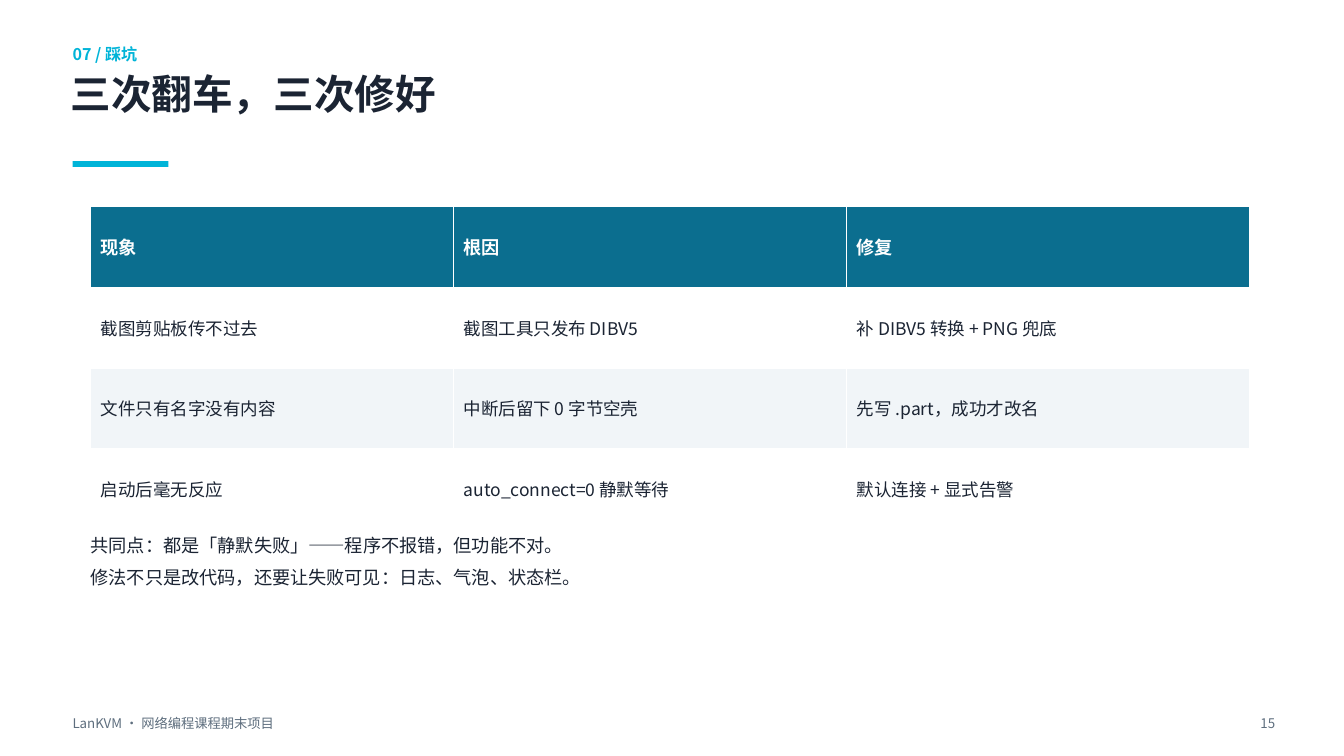
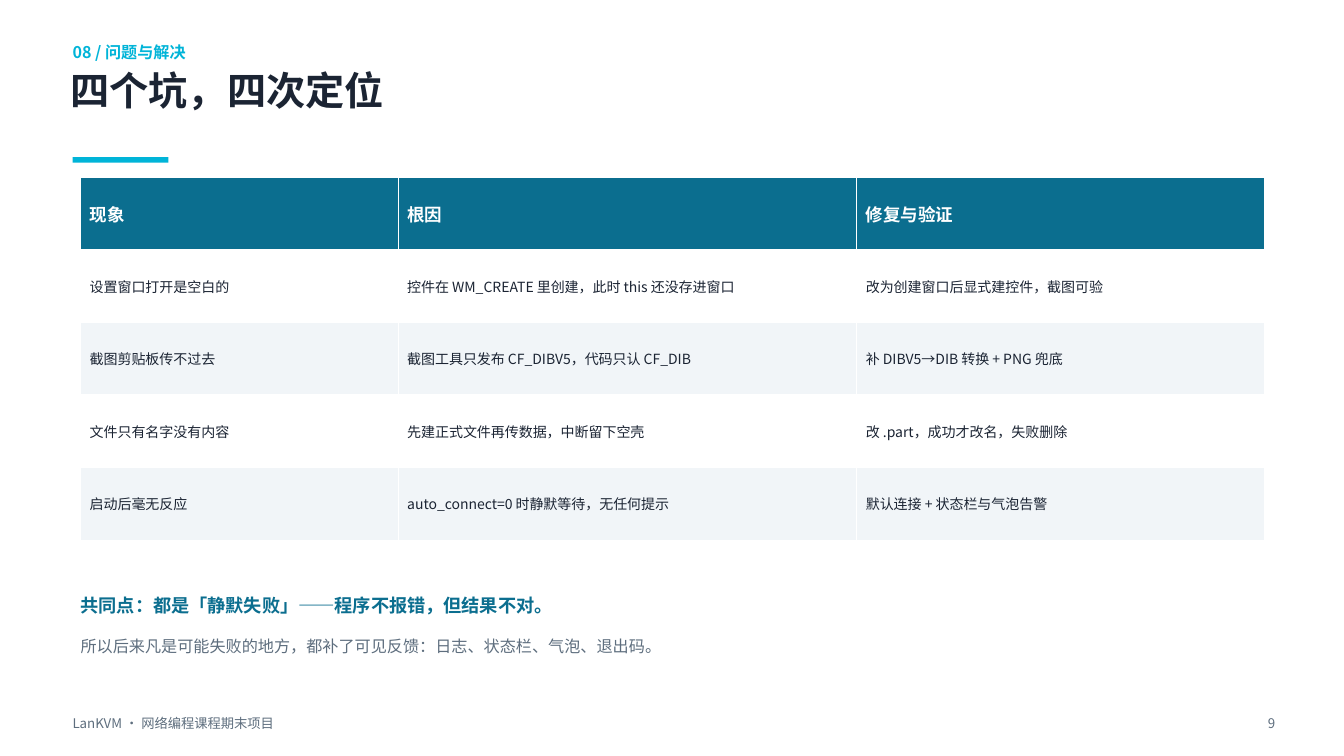
Before and after one commit to Heldegard/Final-Project-for-Network-Programming, a slide deck: slide 9 of LanKVM-期末答辩.pptx (slide 15 before the commit). Drawn at 1344x756 pixels with LibreOffice and Linux fonts; fonts in the diff are those of the drawing. Boxes give left, top, right and bottom in pixels: in the first picture for what was removed or moved away, otherwise in the second. Text is boxed around its words. In the diff, an @@ line names an element or a change of style, - is before the commit and + after.

```diff
--- a/LanKVM-期末答辩.pptx
+++ b/LanKVM-期末答辩.pptx
@@ text at box(73, 44, 186, 60): text changed @@
-07 / 踩坑
+08 / 问题与解决
@@ text at box(71, 71, 384, 110): text changed; size 29 to 28 pt @@
-三次翻车，三次修好
+四个坑，四次定位
@@ rectangle: place and size @@
-rectangle at box(73, 161, 168, 167)
+rectangle at box(73, 157, 168, 163)
@@ table at box(81, 177, 1265, 540) @@
-row 1: 现象 | 根因 | 修复
-row 2: 截图剪贴板传不过去 | 截图工具只发布 DIBV5 | 补 DIBV5 转换 + PNG 兜底
-row 3: 文件只有名字没有内容 | 中断后留下 0 字节空壳 | 先写 .part，成功才改名
-row 4: 启动后毫无反应 | auto_connect=0 静默等待 | 默认连接 + 显式告警
+row 1: 现象 | 根因 | 修复与验证
+row 2: 设置窗口打开是空白的 | 控件在 WM_CREATE 里创建，此时 this 还没存进窗口 | 改为创建窗口后显式建控件，截图可验
+row 3: 截图剪贴板传不过去 | 截图工具只发布 CF_DIBV5，代码只认 CF_DIB | 补 DIBV5→DIB 转换 + PNG 兜底
+row 4: 文件只有名字没有内容 | 先建正式文件再传数据，中断留下空壳 | 改 .part，成功才改名，失败删除
+row 5: 启动后毫无反应 | auto_connect=0 时静默等待，无任何提示 | 默认连接 + 状态栏与气泡告警
@@ table: place and size @@
-table at box(91, 207, 1250, 529)
+table at box(81, 177, 1265, 540)
@@ text at box(81, 596, 553, 615): text changed; text colour #1B2433 to #0B6E8F; bold on @@
-共同点：都是「静默失败」——程序不报错，但功能不对。
-修法不只是改代码，还要让失败可见：日志、气泡、状态栏。
+共同点：都是「静默失败」——程序不报错，但结果不对。
@@ text added at box(81, 638, 662, 654), 11.5 pt, text #5E6E7E @@
+所以后来凡是可能失败的地方，都补了可见反馈：日志、状态栏、气泡、退出码。
@@ text at box(1268, 718, 1275, 728): text changed @@
-15
+9
```
Also in this commit, not shown: 1 other slide changed, 8 slides added, 16 slides removed, 6 other files.
